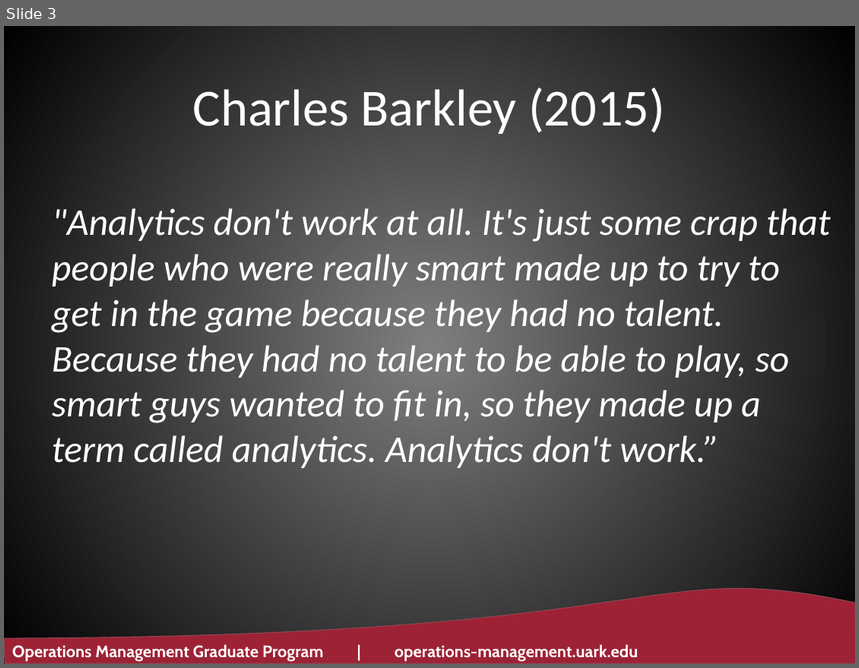
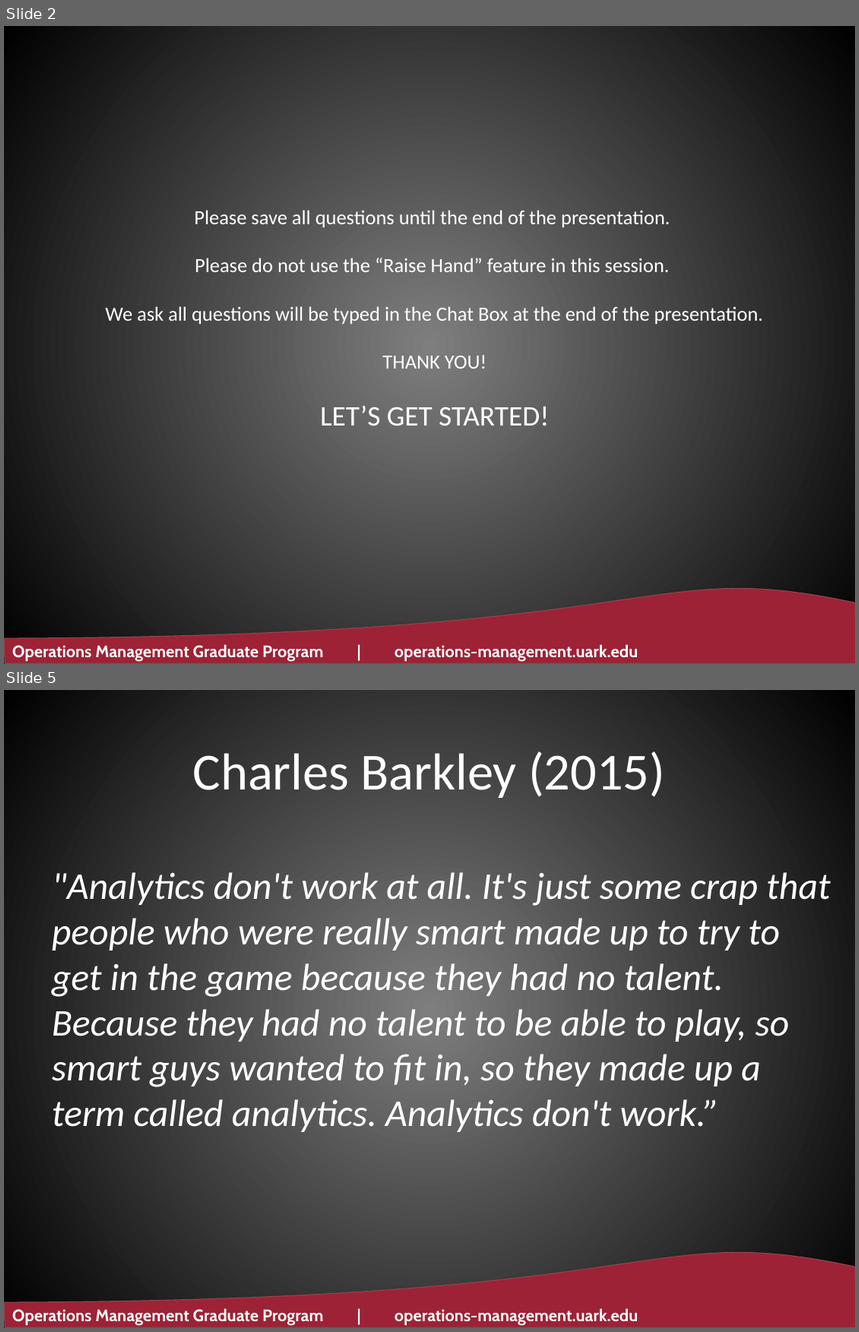
Before and after one commit to ltwalt/espnsports, a slide deck: 201111 2020 - Is Analytics in Professional Sports Making a Difference - U of Ark.pptx. Shown one above the other, each under a label of ours: slide 3 before the commit, slides 2 and 5 after it; the slides between them are not shown. The pictures are 859x668 and 859x1332 pixels, drawn with LibreOffice and Linux fonts; fonts in the diff are those of the drawing; background and template pictures are left out. Boxes give left, top, right and bottom in pixels: in the first picture for what was removed or moved away, otherwise in the second. Text is boxed around its words. In the diff, an @@ line names an element or a change of style, - is before the commit and + after.

```diff
--- a/201111 2020 - Is Analytics in Professional Sports Making a Difference - U of Ark.pptx
+++ b/201111 2020 - Is Analytics in Professional Sports Making a Difference - U of Ark.pptx
@@ slide 2 added at (4,26,855,664), background gradient #7F7F7F to #000000; not listed: 2 template elements that a slide beside it also shows @@
@@ text added at (105,210,763,426), 17 pt, text #FFFFFF @@
+Please save all questions until the end of the presentation.
+Please do not use the “Raise Hand” feature in this session.
+We ask all questions will be typed in the Chat Box at the end of the presentation.
+THANK YOU!
+LET’S GET STARTED!
@@ what was slide 3 is now slide 5 @@
```
Also in this commit, not shown: 6 slides changed, 22 other slides added, 2 slides removed, 11 other files.
